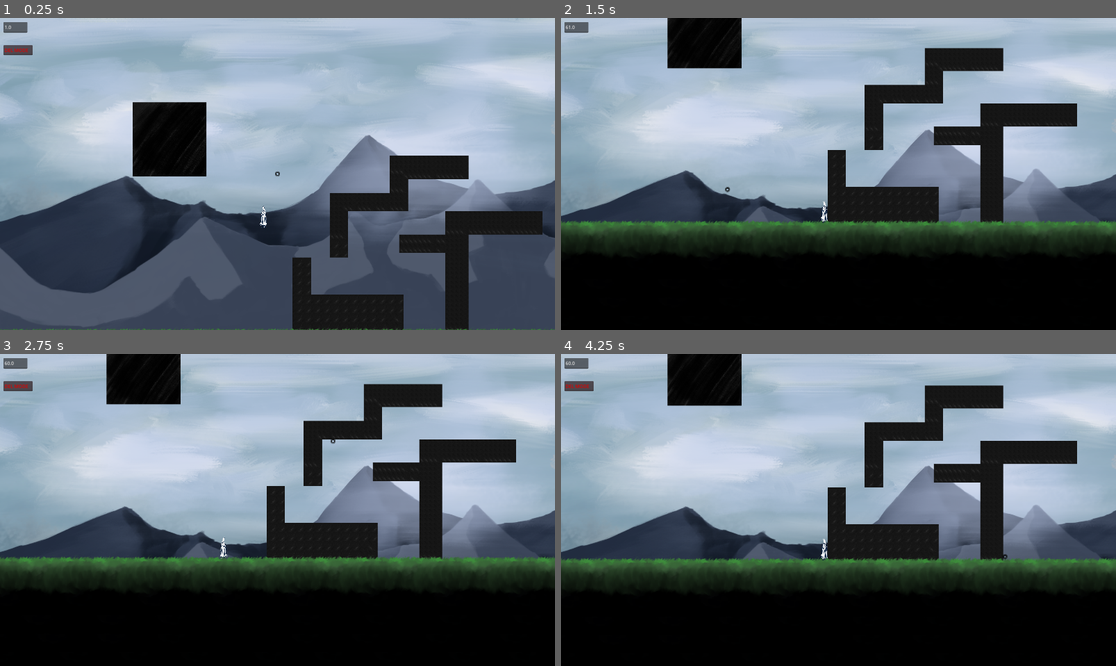
Above: before the commit, frames 1-4 (two rows, left to right).
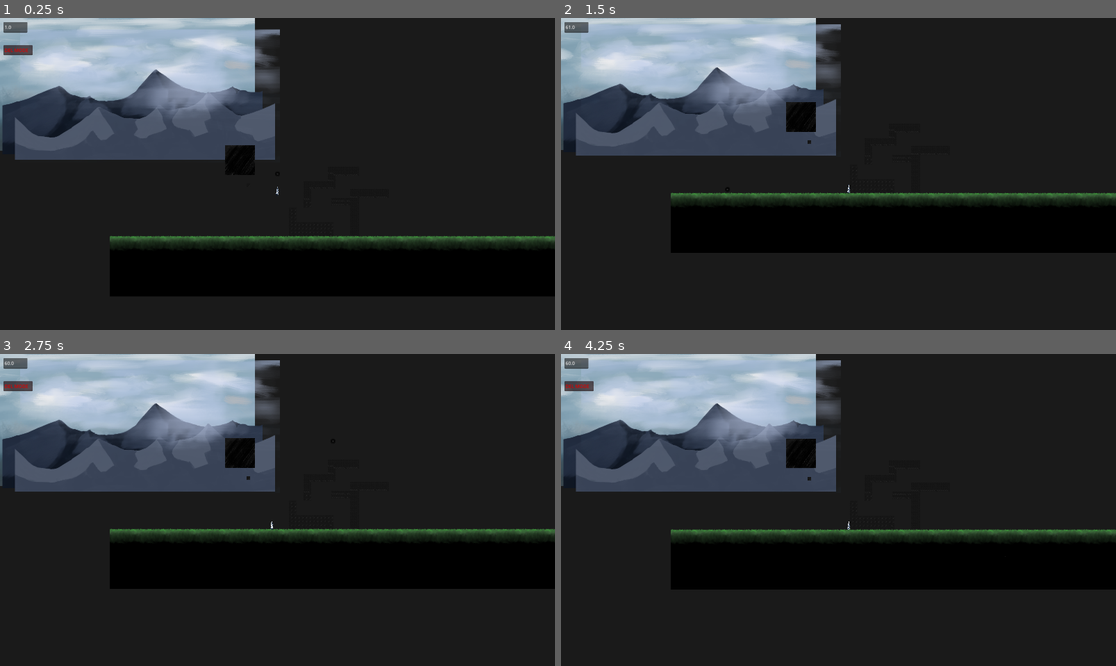
Above: after the commit, the same moments.

Repository: lotseven/wacoWorld
Game: Godot game, scene res://testingScenes/gunTest.tscn
The game is run twice, just before and just after one commit, with the same random seed, the same clock (stepped at 60 frames per second) and the same inputs. The project has no main scene, so this scene is started directly.
Inputs (mouse positions are in pixels of both pictures, inside the frame that each line leads up to):
- Up to frame 1 (0.25 s): no input
- Up to frame 2 (1.5 s): move the mouse to (960, 158) at 0.52 s; hold Q (recall) 0.53-1.28 s; hold D (right) from 0.53 s (still down); click (960, 158) at 0.67 s; tap W (jump) at 0.77 s; move the mouse to (727, 189) at 1.27 s; tap Q (recall) at 1.35 s
- Up to frame 3 (2.75 s): tap W (jump) at 1.52 s; move the mouse to (333, 441) at 2.02 s; release D (right) at 2.03 s; hold A (left) from 2.03 s (still down); hold Q (recall) from 2.03 s (still down)
- Up to frame 4 (4.25 s): move the mouse to (810, 572) at 2.77 s; release A (left) at 2.78 s; release Q (recall) at 2.78 s; hold D (right) from 2.78 s (still down); tap Q (recall) at 2.85 s; click (810, 572) at 2.92 s; tap W (jump) at 3.02, 3.77 s; move the mouse to (1005, 556) at 3.52 s; hold Q (recall) from 3.53 s (still down)

The runs differ from the first frame. In frame 1, 83% of the frame differs, in the area x 0-100%, y 0-100%; in frame 2, 83%; in frame 3, 83%; in frame 4, 83%.

Commit message:
uhhh fixed

Diff:
--- a/global/signalBus.gd
+++ b/global/signalBus.gd
@@ -1,6 +1,6 @@
 extends Node
 
 signal updateAimArrowVisibility(visible) # from magMangager to ui
-signal createMagnet(object, position, angle) # from magnetProjectile to magGun
+signal createMagnet(object, position, angle) # from magnetProjectile to magManager
 signal magnetButtonClick(magnet) # from magnet to magManager
 signal switchToRecall(visible) # from magManager to ui
--- a/player/magnetMechanics/magManager.gd
+++ b/player/magnetMechanics/magManager.gd
@@ -66,12 +66,16 @@
 	projContainer.add_child(newProjectile)
 
 func handleMagnetCreation(object, pos, angle):
-	var newMagnet = magnet.instantiate()
-	newMagnet.pos = pos
-	newMagnet.angle = angle
-	MagnetContainer.add_child(newMagnet)
+	if object is staticBodyDetection:
+		object.magAtch(pos, angle) # HERE IS ERROR SOMEWHERE
+	elif object is switchedOnNode:
+		object.magAtch(pos, angle)
+	else:
+		var newMagnet = magnet.instantiate()
+		newMagnet.pos = pos
+		newMagnet.angle = angle
+		MagnetContainer.add_child(newMagnet) # UNLESS ITS THE GROUND !!!
 	FxManager.playFx(createDeleteSFX)
-
 
 func handleMagClicks(magnet):
 	match magClickMode:
--- a/player/magnetMechanics/magObjs/staticBodyDetection.gd
+++ b/player/magnetMechanics/magObjs/staticBodyDetection.gd
@@ -1,18 +1,16 @@
 extends StaticBody2D
+class_name staticBodyDetection
 @export var switchTo : PackedScene
+# STATIC BODY DETECTION SWITCHER
+func magAtch(pos, angle):
+	var replaceObj = switchTo.instantiate()
+	replaceObj.global_position = global_position
+	replaceObj.global_rotation = global_rotation
+	replaceObj.global_scale = global_scale
 
-# STATIC BODY DETECTION SWITCHER
-func magAtch(pos):
-	print("I have a magnet attached to me at ", pos, " printed from staticBodyDetection.gd")
-	switch(switchTo, pos)
+	replaceObj.magPos = pos
+	replaceObj.atchPos = global_position
+	replaceObj.magAngle = angle
 
-func switch(node, pos):
-	pass
-	var magObj = switchTo.instantiate()
-	magObj.global_position = global_position
-	magObj.global_rotation = global_rotation
-	magObj.global_scale = global_scale
-	magObj.magPos = pos
-	magObj.atchPos = global_position
-	get_parent().add_child(magObj)
+	get_parent().add_child(replaceObj)
 	queue_free()
--- a/player/magnetMechanics/magObjs/switchedOnNode.gd
+++ b/player/magnetMechanics/magObjs/switchedOnNode.gd
@@ -2,12 +2,28 @@
 class_name switchedOnNode
 var mag = preload("res://player/magnetMechanics/magnet.tscn")
 var magPos
-var atchPos
+var magAngle
+var atchPos # the pos of the staticbody when it was hit
 
-func spawnMagnet():
+var origPos # original position of the staticDetector
+var origRot # original rotation of the staticDetector
+
+func _ready() -> void:
+	origPos = self.position
+	origRot = self.rotation_degrees
+	var p = magPos
+	var a = magAngle
+	magAtch(p, a)
+
+func magAtch(pos, angle):
 	var newMag = mag.instantiate()
-	newMag.pos = magPos
-	newMag.angle = 90
+	var offset = origPos - self.position
+	var rotOffset = origRot - self.rotation_degrees
+
+	newMag.pos = pos - atchPos + offset
+	newMag.angle = angle + rotOffset
+
+	# DOESNT QUITE WORK BUT ITS WAY BETTER
+
 	newMag.atch = self
-	newMag.atchPos = atchPos
-	MagnetContainer.add_child(newMag)
+	self.add_child(newMag)
--- a/player/magnetMechanics/magObjs/testMagObj/testMagObj.tscn
+++ b/player/magnetMechanics/magObjs/testMagObj/testMagObj.tscn
@@ -1,6 +1,6 @@
 [gd_scene load_steps=5 format=3 uid="uid://ygq4mrt8o8mh"]
 
-[ext_resource type="Script" uid="uid://n68f8yiyy3ti" path="res://player/magnetMechanics/magObjs/staticBodyDetection.gd" id="1_w51to"]
+[ext_resource type="Script" uid="uid://cro5ywl7vbd5q" path="res://player/magnetMechanics/magObjs/testMagObj/testMagObjDetect.gd" id="1_l1rto"]
 [ext_resource type="Texture2D" uid="uid://b6aqs85ugswwk" path="res://placeholderVisuals/ui assets/black square.png" id="2_01l0c"]
 [ext_resource type="PackedScene" uid="uid://bqp1bpe2xhpru" path="res://player/magnetMechanics/magObjs/testMagObj/testMagObjRig.tscn" id="2_cqhcs"]
 
@@ -10,7 +10,7 @@
 [node name="staticBody" type="StaticBody2D"]
 collision_layer = 8
 collision_mask = 0
-script = ExtResource("1_w51to")
+script = ExtResource("1_l1rto")
 switchTo = ExtResource("2_cqhcs")
 
 [node name="looks" type="Sprite2D" parent="."]
--- /dev/null
+++ b/player/magnetMechanics/magObjs/testMagObj/testMagObjDetect.gd
@@ -0,0 +1 @@
+extends staticBodyDetection
--- a/player/magnetMechanics/magObjs/testMagObj/testMagObjRig.gd
+++ b/player/magnetMechanics/magObjs/testMagObj/testMagObjRig.gd
@@ -1,4 +1 @@
 extends switchedOnNode
-
-func _ready() -> void:
-	spawnMagnet()
--- a/player/magnetMechanics/magObjs/testMagObj/testMagObjRig.tscn
+++ b/player/magnetMechanics/magObjs/testMagObj/testMagObjRig.tscn
@@ -12,6 +12,7 @@
 script = ExtResource("1_kx37f")
 
 [node name="looks" type="Sprite2D" parent="."]
+modulate = Color(1, 1, 1, 0.482353)
 scale = Vector2(0.25, 0.25)
 texture = ExtResource("1_mhdfs")
 
--- a/player/magnetMechanics/magnet.gd
+++ b/player/magnetMechanics/magnet.gd
@@ -1,12 +1,10 @@
 extends Node2D
 var angle
-var pos
+var pos = []
 var grouped = false
 var glow
 var player
 var atch # is this magnet attached to an object or not
-var atchPos
-var offset
 
 func _ready():
 	player = get_tree().get_first_node_in_group("player")
@@ -14,6 +12,8 @@
 	position = pos # pos is passed in, wont change
 	glow = $glow
 	glow.visible = false
+	#if atch: position = -atch.offset
+
 
 
 func buttonPressed() -> void:
@@ -23,9 +23,3 @@
 	else:
 		glow.visible = false
 	SignalBus.emit_signal("magnetButtonClick", self) # to magManager
-
-func _process(delta: float) -> void:
-	pass
-	if atch != null:
-		offset = atchPos - atch.global_position
-		position = pos - offset
--- a/player/magnetMechanics/magnetProjectile.gd
+++ b/player/magnetMechanics/magnetProjectile.gd
@@ -11,10 +11,5 @@
 func _physics_process(delta: float) -> void:
 	var collision = move_and_collide(myVec * speed * delta)
 	if collision:
-		if collision.get_collider().has_method("magAtch"):
-			#print("COLLIDED WITH MAGOBJ (from magnetProjectile.gd)")
-			collision.get_collider().magAtch(collision.get_position()) # THIS MEANS THERE IS NOW A MAGNET ATTACHED TO THE OBJECT
-			queue_free()
-		else:
 			SignalBus.emit_signal("createMagnet", collision.get_collider(), position, myAngle)
 			queue_free()
--- a/player/player.tscn
+++ b/player/player.tscn
@@ -26,6 +26,7 @@
 script = ExtResource("1_rkbax")
 
 [node name="camera" type="Camera2D" parent="."]
+zoom = Vector2(0.4, 0.4)
 position_smoothing_enabled = true
 position_smoothing_speed = 15.0
 drag_horizontal_enabled = true
--- a/testingScenes/gunTest.tscn
+++ b/testingScenes/gunTest.tscn
@@ -76,7 +76,7 @@
 
 [node name="levelMap" type="TileMapLayer" parent="."]
 position = Vector2(60, 896)
-tile_map_data = PackedByteArray("AAAaAP//AAAAAAAAAAAaAP3/AAA …(5743 unchanged characters)… AAAAAAAFA4AOn/AAAAAAAAAFA4AOr/AAAAAAAAAFA=")
+tile_map_data = PackedByteArray("AAAaAP//AAAAAAAAAAAaAP3/AAA …(5743 unchanged characters)… AAAAAAAFA4AOn/AAAAAAAAAFA4AOr/AAAAAAAAAFD7/+T/AAAAAAAAAAA=")
 tile_set = SubResource("TileSet_xmdjq")
 
 [node name="ground" type="TileMapLayer" parent="."]
Not shown, changed: player/magnetMechanics/magObjs/howToUse.txt
Not shown, added: player/magnetMechanics/magObjs/testMagObj/testMagObjDetect.gd.uid
